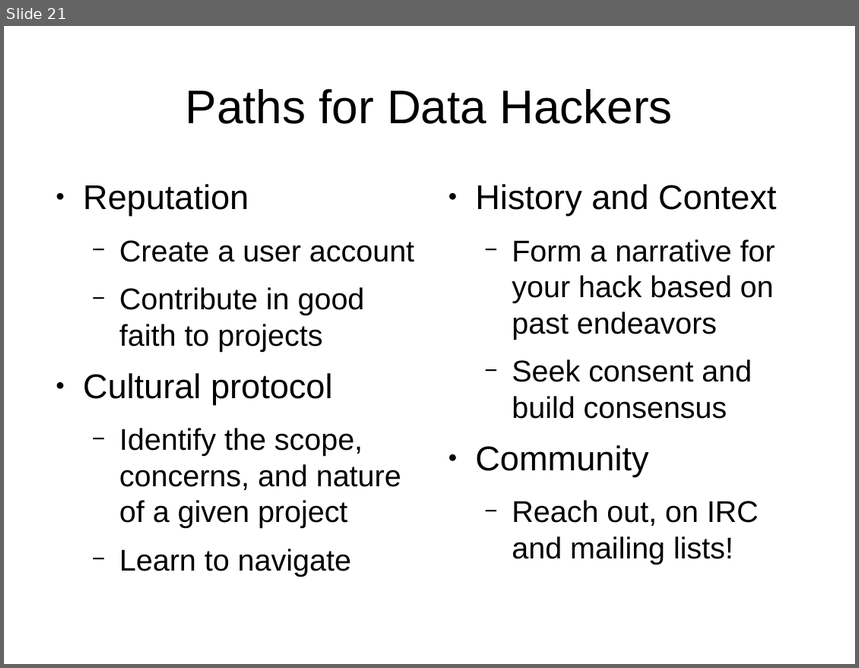
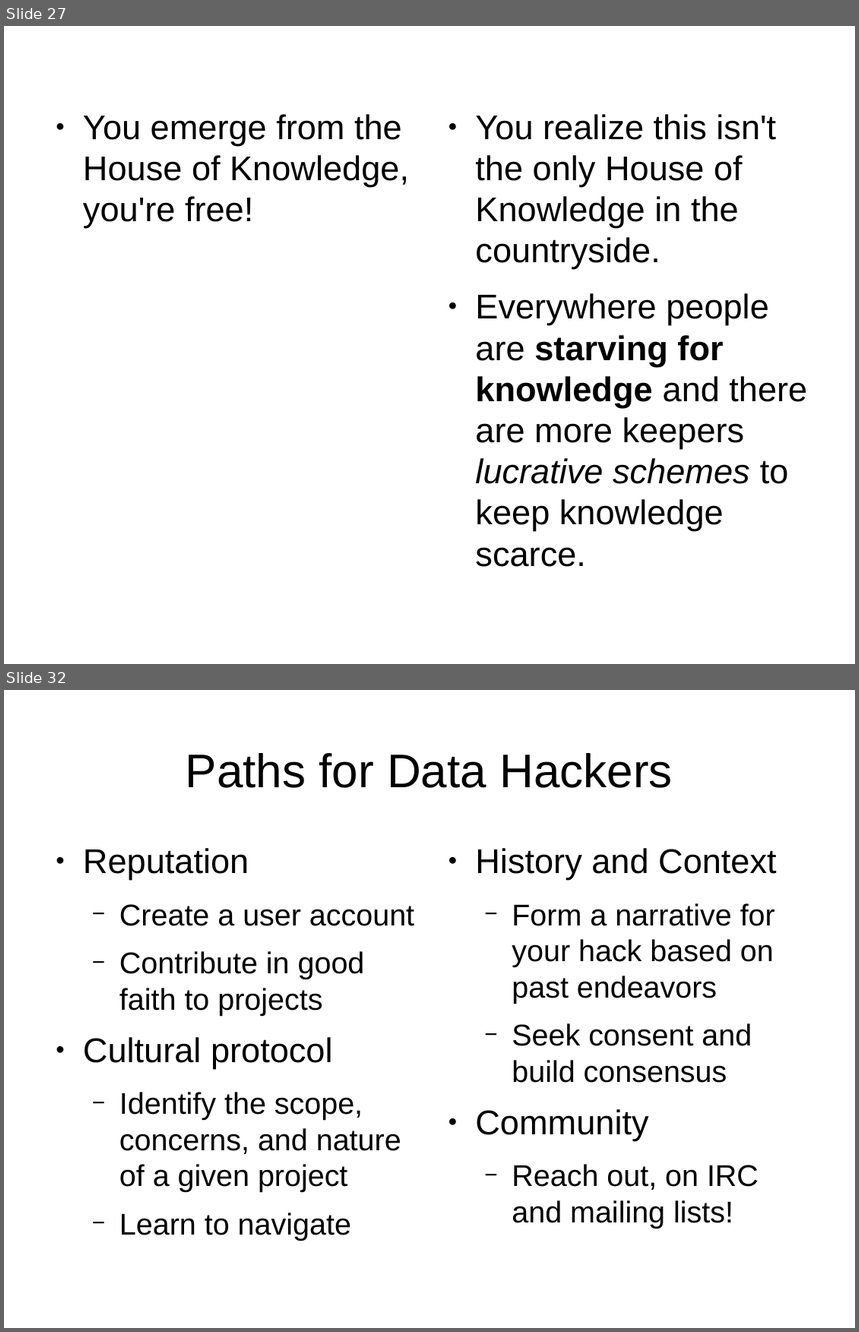
Before and after one commit to wpoa/OA-signalling, a slide deck: csvconf/csvconf_data-hacking_with_wikimedia_projects.odp. Shown one above the other, each under a label of ours: slide 21 before the commit, slides 27 and 32 after it; the slides between them are not shown. The pictures are 859x668 and 859x1332 pixels, drawn with LibreOffice and Linux fonts; fonts in the diff are those of the drawing. Boxes give left, top, right and bottom in pixels: in the first picture for what was removed or moved away, otherwise in the second. Text is boxed around its words. In the diff, an @@ line names an element or a change of style, - is before the commit and + after.

```diff
--- a/csvconf/csvconf_data-hacking_with_wikimedia_projects.odp
+++ b/csvconf/csvconf_data-hacking_with_wikimedia_projects.odp
@@ slide 27 added at (4,26,855,664), background #FFFFFF @@
@@ text added at (83,114,409,228), 32 pt, text #000000 @@
+● You emerge from the House of Knowledge, you're free!
@@ text added at (475,114,807,531), 32 pt, text #000000 @@
+● You realize this isn't the only House of Knowledge in the countryside.
+● Everywhere people are starving for knowledge and there are more keepers lucrative schemes to keep knowledge scarce.
@@ what was slide 21 is now slide 32 @@
```
Also in this commit, not shown: 10 other slides added.
